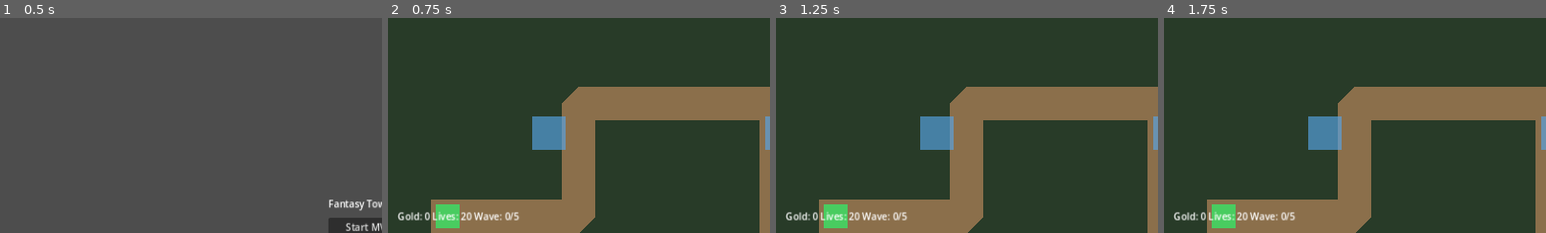
Above: before the commit, frames 1-4 (left to right).
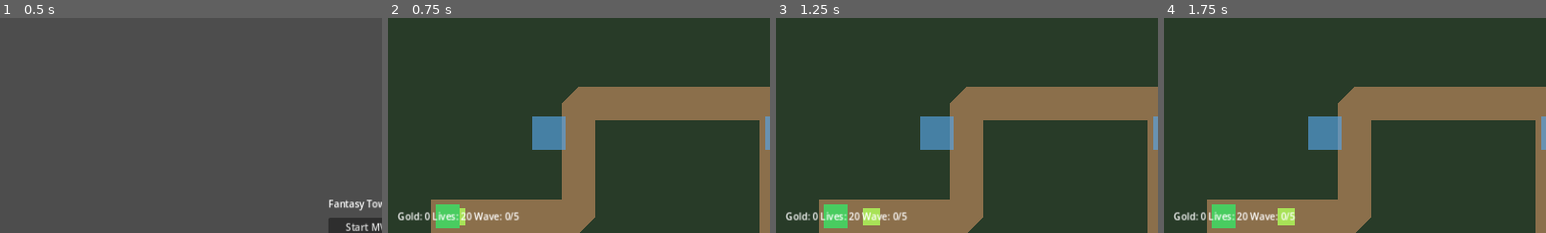
Above: after the commit, the same moments.

Repository: iamstevedavis/tower-defense-android
Game: Godot game, scene res://scenes/main_menu/MainMenu.tscn
Same seed, same stepped clock (60 frames per second), same inputs: the game is played once before the commit and once after it.
Inputs:
- Up to frame 1 (0.5 s): no input
- Up to frame 2 (0.75 s): click "Start MVP Level" at 0.5 s
- Up to frame 3 (1.25 s): no input
- Up to frame 4 (1.75 s): tap Enter at 1.25 s
The pictures show only the part of the screen within x 0-50%, y 4-54%; the shares and areas given below are measured in that part.

Frame 1 is identical in both runs. In frame 2, 0.1% of the frame differs, in the area x 18-21%, y 88-97%; in frame 3, 0.3%; in frame 4, 0.4%, in the area x 29-35%, y 88-97%.

Commit message:
Implement basic enemy path traversal with goblin

Diff:
--- a/godot/scenes/enemies/Goblin.tscn
+++ b/godot/scenes/enemies/Goblin.tscn
@@ -4,3 +4,7 @@
 
 [node name="Goblin" type="Node2D"]
 script = ExtResource("1")
+
+[node name="Visual" type="Polygon2D" parent="."]
+color = Color(0.662745, 0.886275, 0.345098, 1)
+polygon = PackedVector2Array(-14, -14, 14, -14, 14, 14, -14, 14)
--- a/godot/scenes/level/Level.tscn
+++ b/godot/scenes/level/Level.tscn
@@ -1,9 +1,10 @@
-[gd_scene load_steps=5 format=3]
+[gd_scene load_steps=6 format=3]
 
 [ext_resource type="Script" path="res://scripts/core/Level.gd" id="1"]
 [ext_resource type="PackedScene" path="res://scenes/ui/HUD.tscn" id="2"]
 [ext_resource type="PackedScene" path="res://scenes/systems/WaveSpawner.tscn" id="3"]
 [ext_resource type="PackedScene" path="res://scenes/level/BuildSpot.tscn" id="4"]
+[ext_resource type="PackedScene" path="res://scenes/enemies/Goblin.tscn" id="5"]
 
 [node name="Level" type="Node2D"]
 script = ExtResource("1")
@@ -50,6 +51,10 @@
 [node name="BuildSpotE" parent="BuildSpots" instance=ExtResource("4")]
 position = Vector2(1060, 270)
 
+[node name="Enemies" type="Node2D" parent="."]
+
+[node name="Goblin" parent="Enemies" instance=ExtResource("5")]
+
 [node name="WaveSpawner" parent="." instance=ExtResource("3")]
 
 [node name="HUD" parent="." instance=ExtResource("2")]
--- a/godot/scripts/components/EnemyBase.gd
+++ b/godot/scripts/components/EnemyBase.gd
@@ -1,17 +1,25 @@
 extends Node2D
 class_name EnemyBase
 
+signal reached_goal(enemy: EnemyBase)
+
 @export var enemy_name: String = "Enemy"
-@export var max_health: float = 30.0
-@export var move_speed: float = 75.0
-@export var gold_reward: int = 5
+@export var move_speed: float = 80.0
 
-var current_health: float
+var _path_follow: PathFollow2D
 
-func _ready() -> void:
-	current_health = max_health
+func setup_path(path: Path2D) -> void:
+	_path_follow = PathFollow2D.new()
+	_path_follow.rotates = false
+	path.add_child(_path_follow)
+	reparent(_path_follow)
+	position = Vector2.ZERO
 
-func take_damage(amount: float) -> void:
-	current_health -= amount
-	if current_health <= 0.0:
+func _process(delta: float) -> void:
+	if _path_follow == null:
+		return
+
+	_path_follow.progress += move_speed * delta
+	if _path_follow.progress_ratio >= 1.0:
+		reached_goal.emit(self)
 		queue_free()
--- a/godot/scripts/components/Goblin.gd
+++ b/godot/scripts/components/Goblin.gd
@@ -2,7 +2,4 @@
 
 func _ready() -> void:
 	enemy_name = "Goblin"
-	max_health = 35.0
-	move_speed = 80.0
-	gold_reward = 5
-	super._ready()
+	move_speed = 90.0
--- a/godot/scripts/core/Level.gd
+++ b/godot/scripts/core/Level.gd
@@ -4,6 +4,7 @@
 @onready var _path_visual: Line2D = $PathVisual
 @onready var _spawn_point: Node2D = $SpawnPoint
 @onready var _goal_point: Node2D = $GoalPoint
+@onready var _enemies: Node2D = $Enemies
 
 # Fixed graybox route for the first level (landscape/mobile-friendly layout).
 var _path_points := PackedVector2Array([
@@ -19,6 +20,7 @@
 
 func _ready() -> void:
 	_apply_path()
+	_setup_existing_enemies()
 
 func _apply_path() -> void:
 	var curve := Curve2D.new()
@@ -29,3 +31,14 @@
 	_path_visual.points = _path_points
 	_spawn_point.position = _path_points[0]
 	_goal_point.position = _path_points[_path_points.size() - 1]
+
+func _setup_existing_enemies() -> void:
+	for child in _enemies.get_children():
+		if child is EnemyBase:
+			var enemy := child as EnemyBase
+			enemy.setup_path(_path)
+			enemy.reached_goal.connect(_on_enemy_reached_goal)
+
+func _on_enemy_reached_goal(_enemy: EnemyBase) -> void:
+	# Life handling is added in a later task.
+	pass
